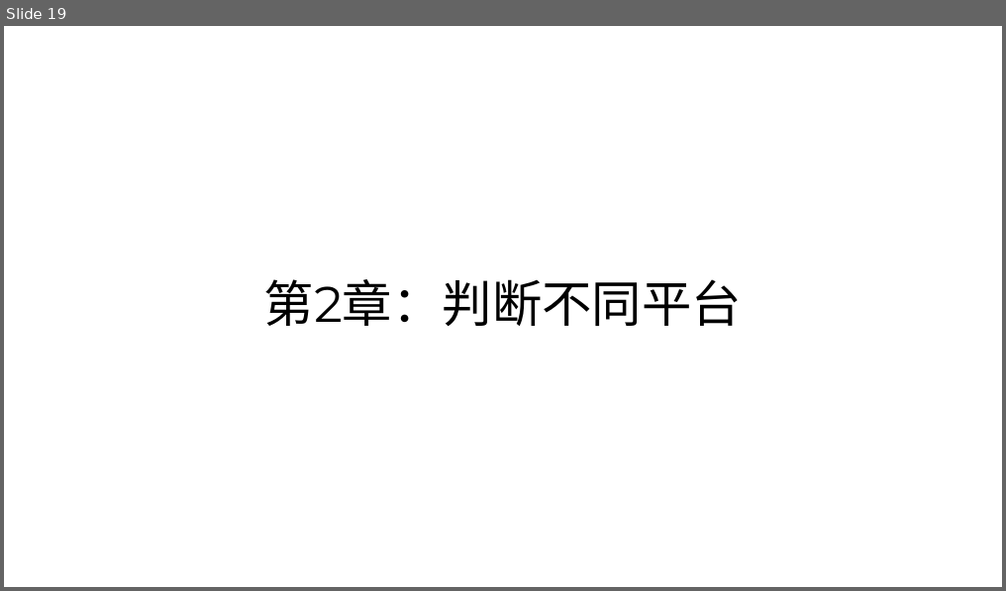
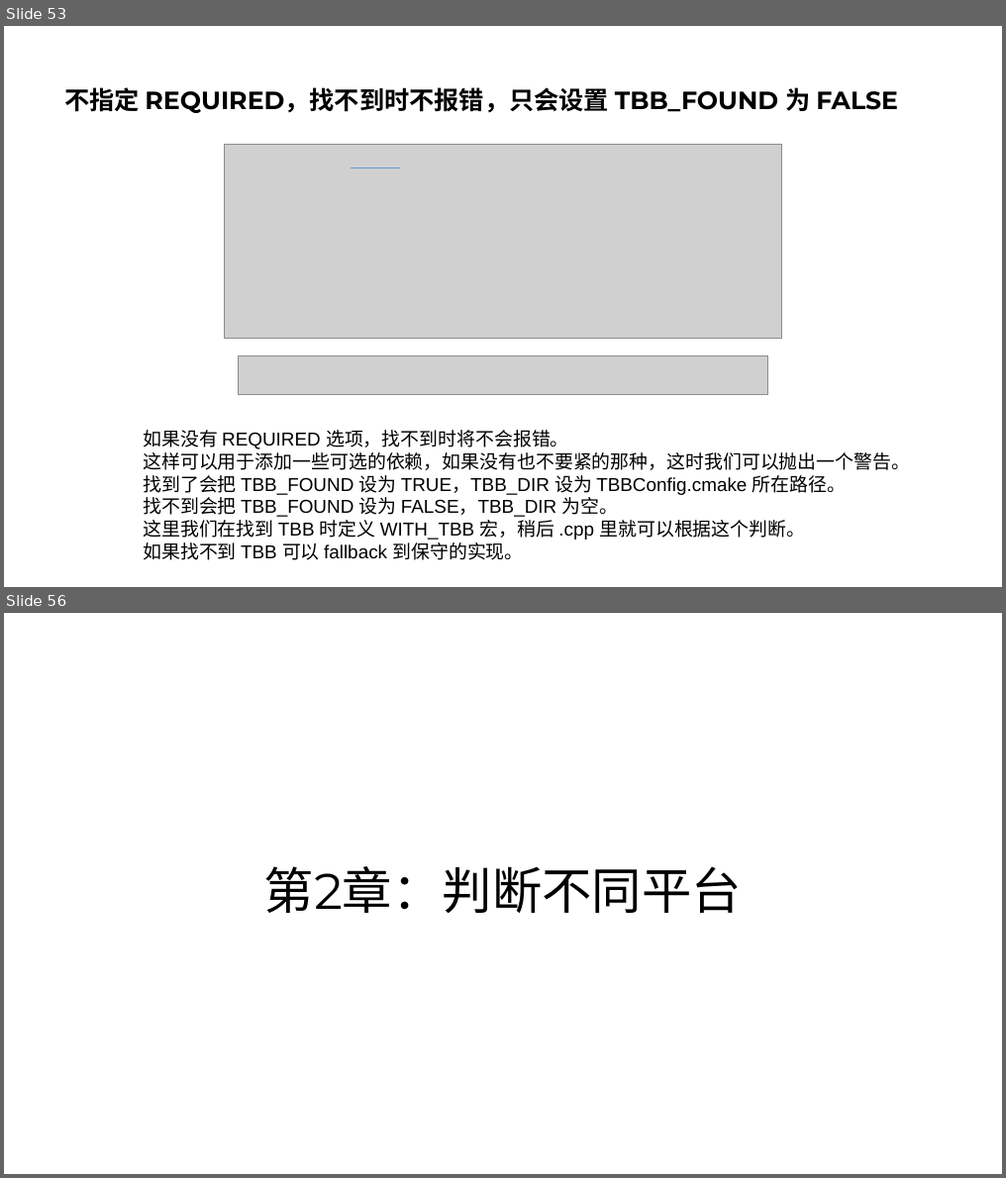
Before and after one commit to parallel101/course, a slide deck: 11/slides.pptx. Shown one above the other, each under a label of ours: slide 19 before the commit, slides 53 and 56 after it; the slides between them are not shown. The pictures are 1006x591 and 1006x1178 pixels, drawn with LibreOffice and Linux fonts; fonts in the diff are those of the drawing; grey boxes stand for pictures. Boxes give left, top, right and bottom in pixels: in the first picture for what was removed or moved away, otherwise in the second. Text is boxed around its words. In the diff, an @@ line names an element or a change of style, - is before the commit and + after.

```diff
--- a/11/slides.pptx
+++ b/11/slides.pptx
@@ slide 53 added at (4,26,1002,587), background #FFFFFF @@
@@ title added at (64,87,898,113), 24 pt, text #000000, bold @@
+不指定 REQUIRED，找不到时不报错，只会设置 TBB_FOUND 为 FALSE
@@ picture added at (225,144,782,338) @@
@@ line added from (350, 168) to (400, 168), #5B9BD5 0.5 pt @@
@@ picture added at (239,356,767,394) @@
@@ text added at (143,430,910,561), 18 pt, text #000000 @@
+如果没有 REQUIRED 选项，找不到时将不会报错。
+这样可以用于添加一些可选的依赖，如果没有也不要紧的那种，这时我们可以抛出一个警告。
+找到了会把 TBB_FOUND 设为 TRUE，TBB_DIR 设为 TBBConfig.cmake 所在路径。
+找不到会把 TBB_FOUND 设为 FALSE，TBB_DIR 为空。
+这里我们在找到 TBB 时定义 WITH_TBB 宏，稍后 .cpp 里就可以根据这个判断。
+如果找不到 TBB 可以 fallback 到保守的实现。
@@ what was slide 19 is now slide 56 @@
```
Also in this commit, not shown: 9 slides changed, 18 other slides added, 2 slides removed, 19 other files.
